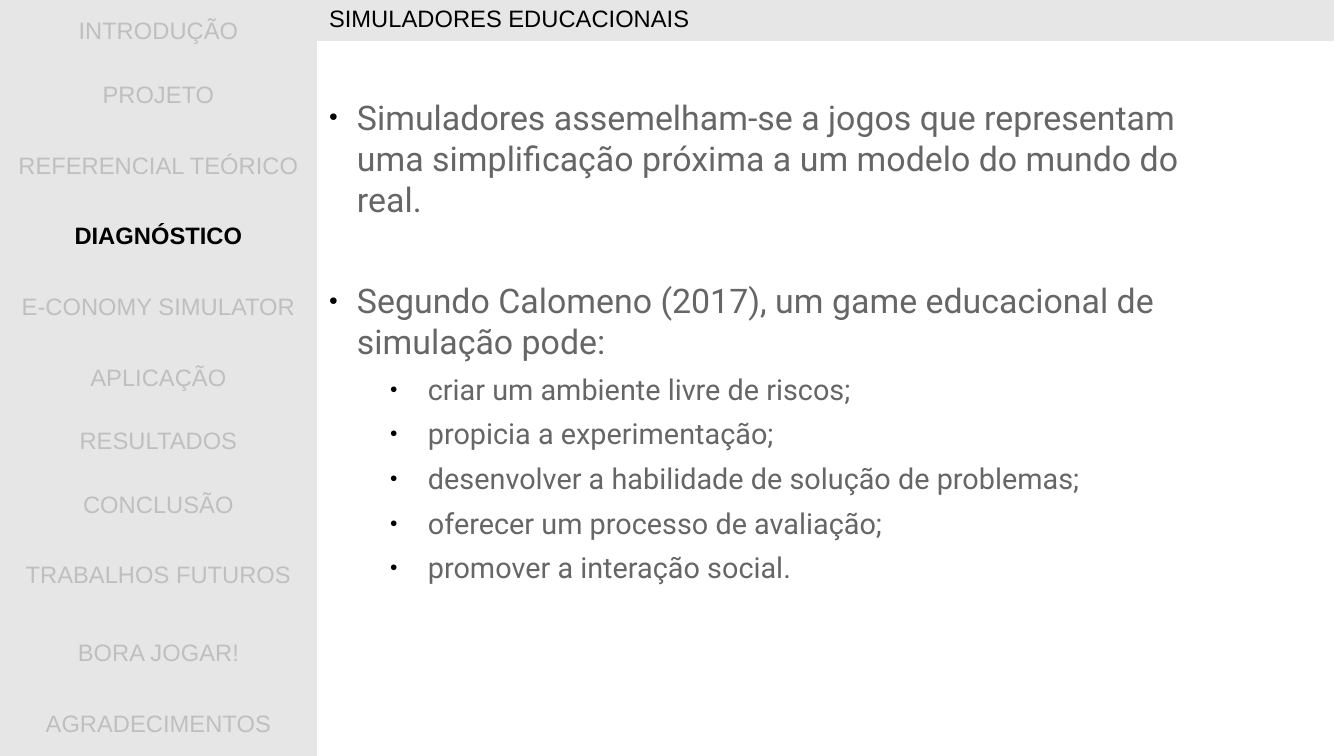
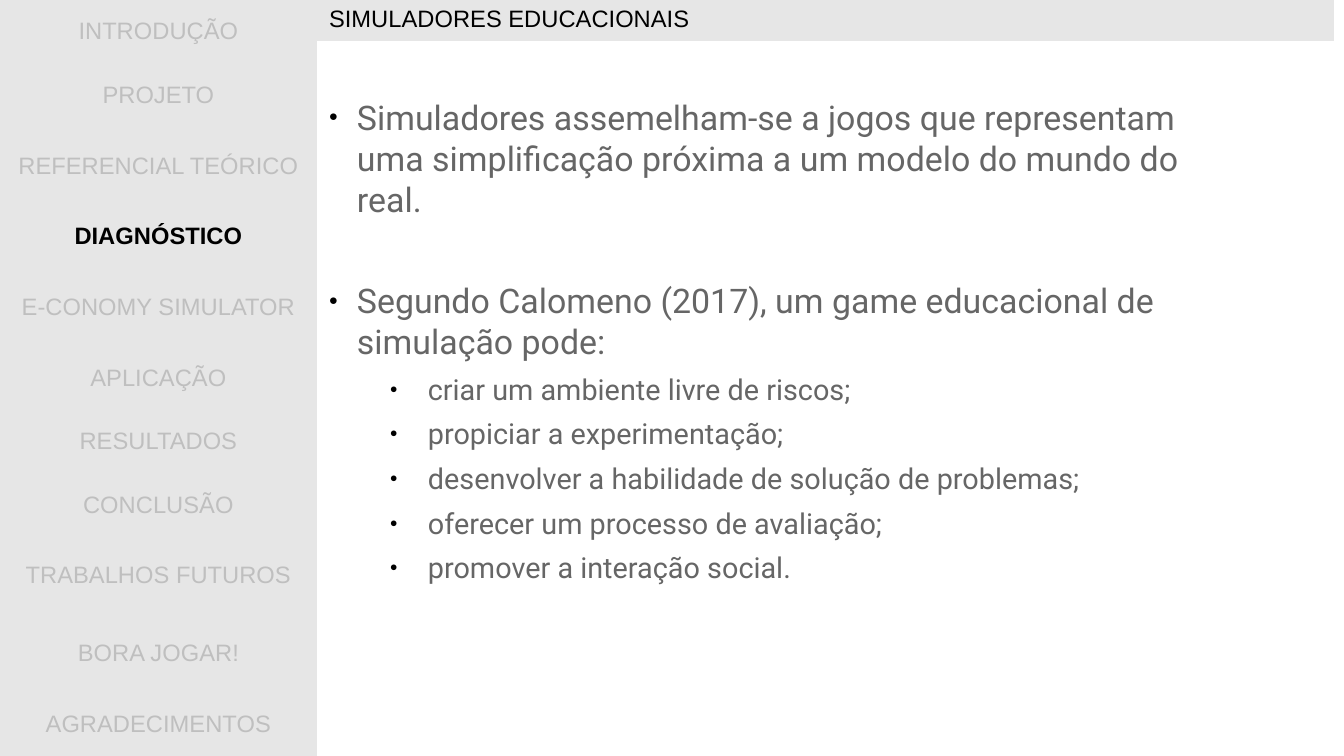
Before and after one commit to gwathsule/e-conomy-simulator, a slide deck: slide 15 of documentacao/apresentacao_tcc.ppt. Drawn at 1344x756 pixels with LibreOffice and Linux fonts; fonts in the diff are those of the drawing; background and template pictures are left out. Boxes give left, top, right and bottom in pixels: in the first picture for what was removed or moved away, otherwise in the second. Text is boxed around its words. In the diff, an @@ line names an element or a change of style, - is before the commit and + after.

```diff
--- a/documentacao/apresentacao_tcc.ppt
+++ b/documentacao/apresentacao_tcc.ppt
@@ text at box(428, 423, 784, 450): text changed @@
-  ● propicia a experimentação;
+  ● propiciar a experimentação;
```
Also in this commit, not shown: 1 other slide changed.
